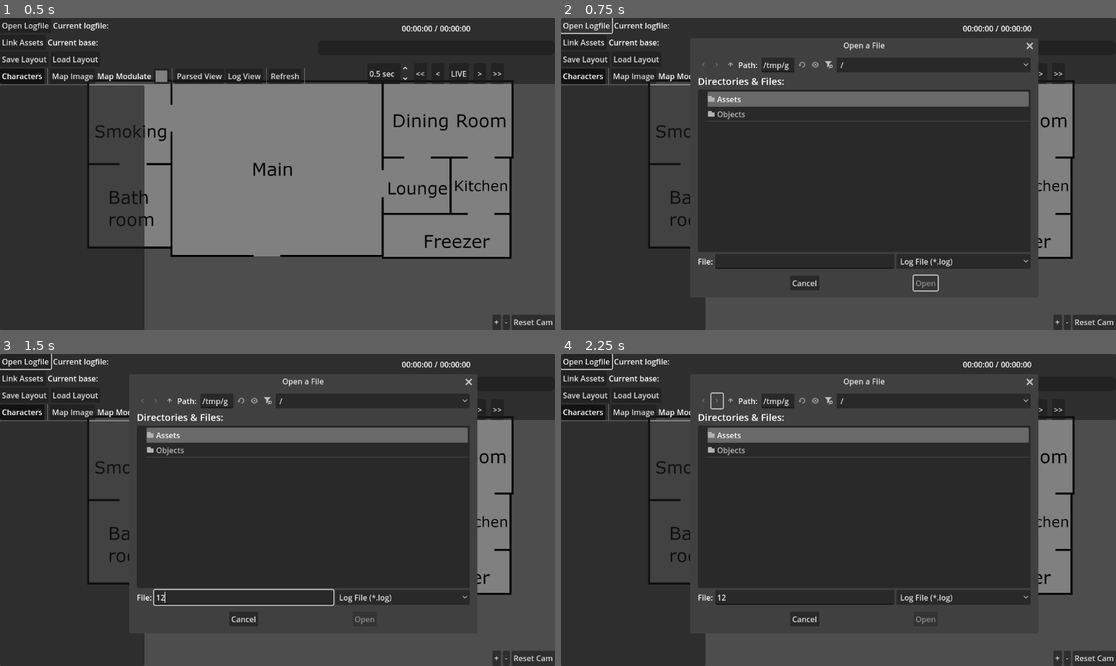
Above: before the commit, frames 1-4 (two rows, left to right).
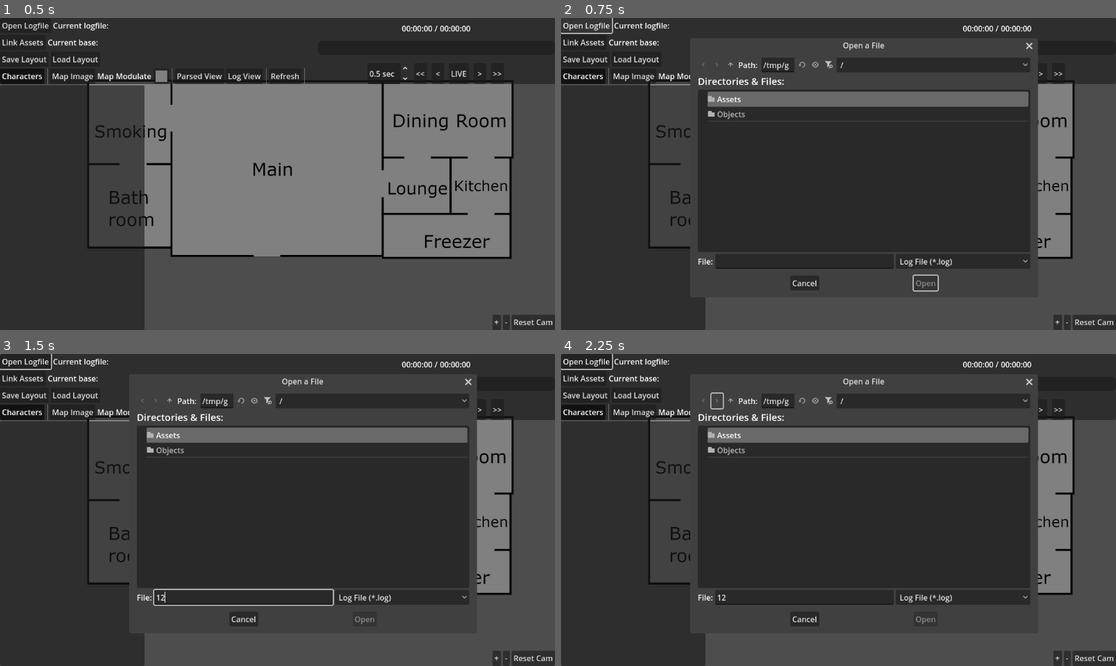
Above: after the commit, the same moments.

Repository: Crystalwarrior/AO2-LogReader
Game: Godot game, scene res://view.tscn
Two runs of this game, one before a commit and one after it. Both use one fixed random seed, a clock stepped at 60 frames per second and the inputs below.
Inputs (mouse positions are in pixels of both pictures, inside the frame that each line leads up to):
- Up to frame 1 (0.5 s): no input
- Up to frame 2 (0.75 s): click "Open Logfile" at 0.5 s
- Up to frame 3 (1.5 s): click (244, 597) at 1.27 s; type "12" at 1.35 s
- Up to frame 4 (2.25 s): click (716, 400) at 2 s

Frame 1 is identical in both runs. In frame 2, 0.2% of the frame differs, in the area x 50-86%, y 7-80%; in frame 3, 0.2%, in the area x 50-86%, y 7-81%; in frame 4, 0.2%.

Commit message:
replace character list hflow with vbox for better ui consistency

Diff:
--- a/main_window.tscn
+++ b/main_window.tscn
@@ -369,10 +369,11 @@
 layout_mode = 2
 size_flags_vertical = 3
 
-[node name="CharacterList" type="HFlowContainer" parent="Characters/VBoxContainer/ScrollContainer"]
+[node name="CharacterList" type="VBoxContainer" parent="Characters/VBoxContainer/ScrollContainer"]
 unique_name_in_owner = true
 clip_contents = true
 layout_mode = 2
+size_flags_horizontal = 3
 
 [connection signal="pressed" from="PanelContainer/MainSeparation/ButtonsLeft/Top/VBoxContainer/Logfile/OpenLogfileButton" to="." method="_on_logfile_button_pressed"]
 [connection signal="pressed" from="PanelContainer/MainSeparation/ButtonsLeft/Top/VBoxContainer/Assets/LinkAssetsButton" to="." method="_on_link_assets_button_pressed"]
